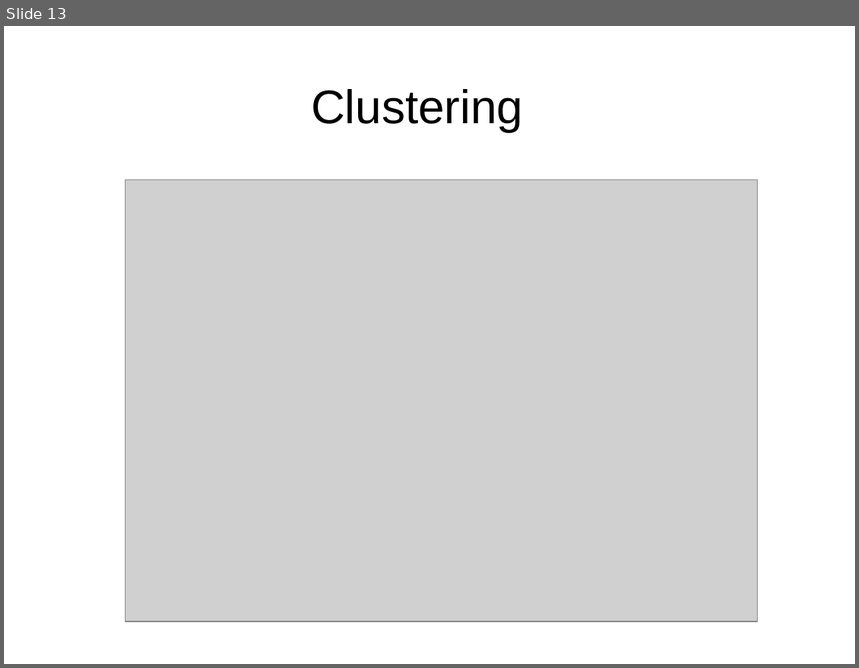
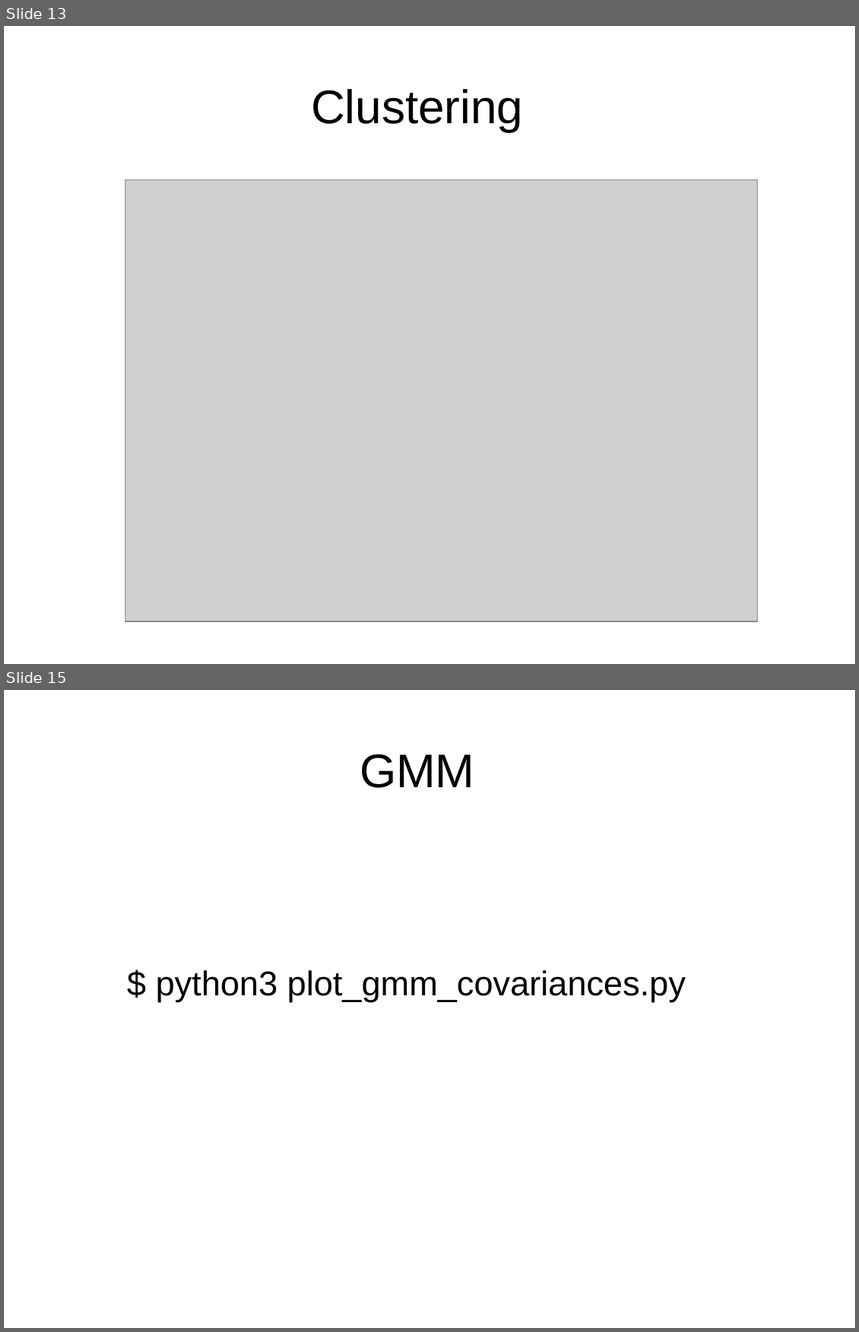
Before and after one commit to davidam/python-examples, a slide deck: presentations/scikit.odp. Shown one above the other, each under a label of ours: slide 13 before the commit, slides 13 and 15 after it; the slides between them are not shown. The pictures are 859x668 and 859x1332 pixels, drawn with LibreOffice and Linux fonts; fonts in the diff are those of the drawing; grey boxes stand for pictures. Boxes give left, top, right and bottom in pixels: in the first picture for what was removed or moved away, otherwise in the second. Text is boxed around its words. In the diff, an @@ line names an element or a change of style, - is before the commit and + after.

```diff
--- a/presentations/scikit.odp
+++ b/presentations/scikit.odp
@@ slide 15 added at (4, 690, 855, 1328), background #FFFFFF @@
@@ title added at (360, 754, 475, 788), 44 pt, text #000000 @@
+GMM
@@ text added at (156, 970, 686, 1002), 32 pt, text #000000 @@
+$ python3 plot_gmm_covariances.py
```
Also in this commit, not shown: 8 other slides added.
